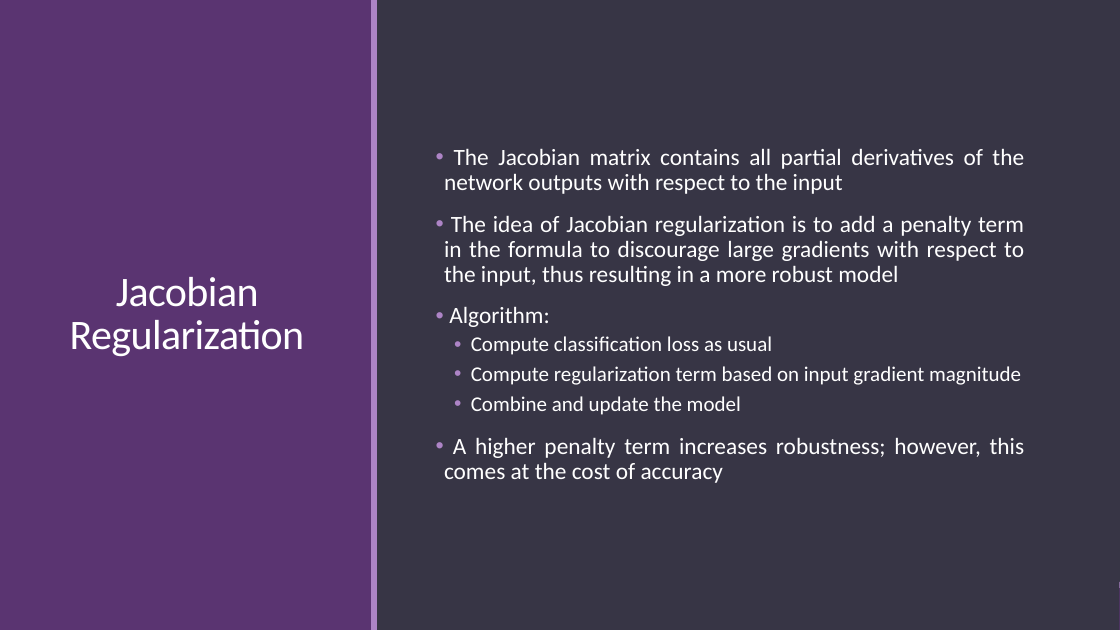
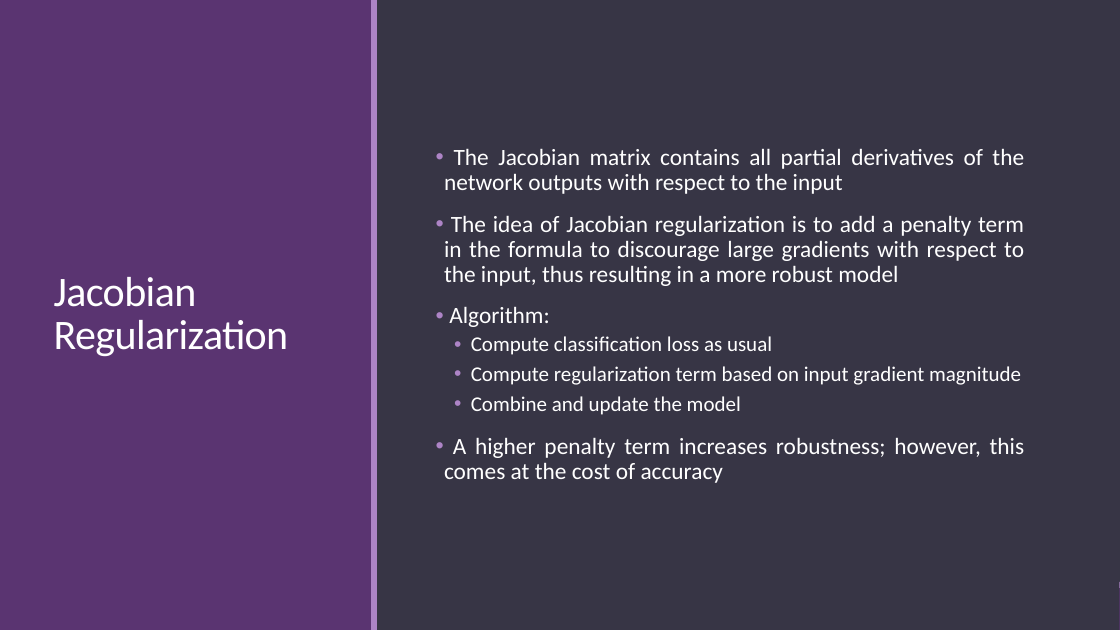
Before and after one commit to somecomfyguy/Project_IA3, a slide deck: slide 15 of project_ia3_presentation.pptx. Drawn at 1120x630 pixels with LibreOffice and Linux fonts; fonts in the diff are those of the drawing. Boxes give left, top, right and bottom in pixels: in the first picture for what was removed or moved away, otherwise in the second. Text is boxed around its words. In the diff, an @@ line names an element or a change of style, - is before the commit and + after.

```diff
--- a/project_ia3_presentation.pptx
+++ b/project_ia3_presentation.pptx
@@ title "Jacobian Regularization" at (x1=54, y1=277, x2=289, y2=356): alignment centre to left @@
```
Also in this commit, not shown: 5 other slides changed, 1 slide added, 4 slides removed, 1 other file.
